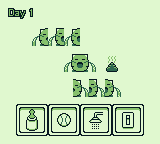
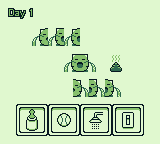
The second 160 x 144 image is a revision of the first. Changes to its layers:
painted on "Gato Crying" over [left=106, top=55, right=122, bottom=72]
